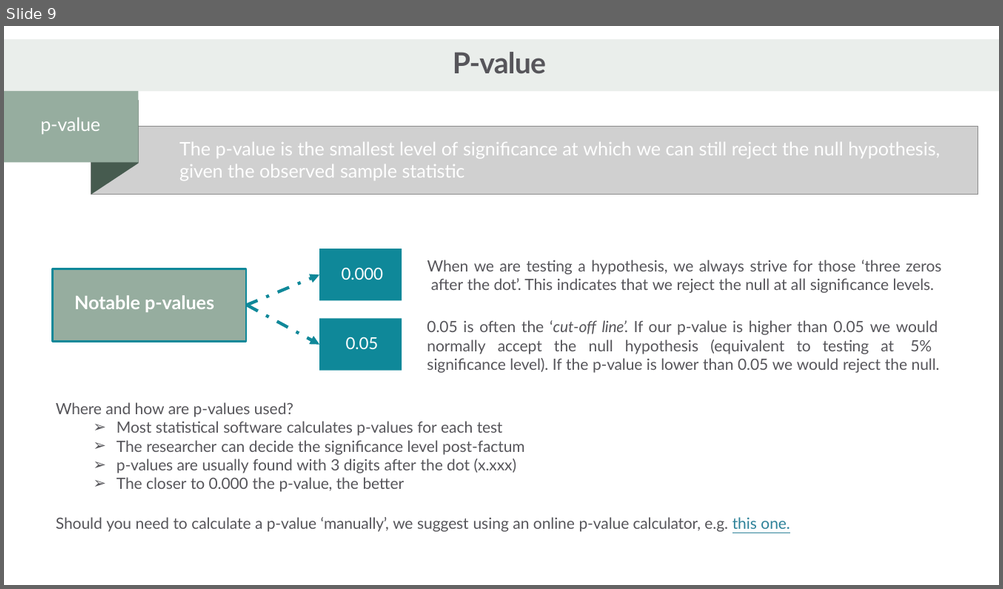
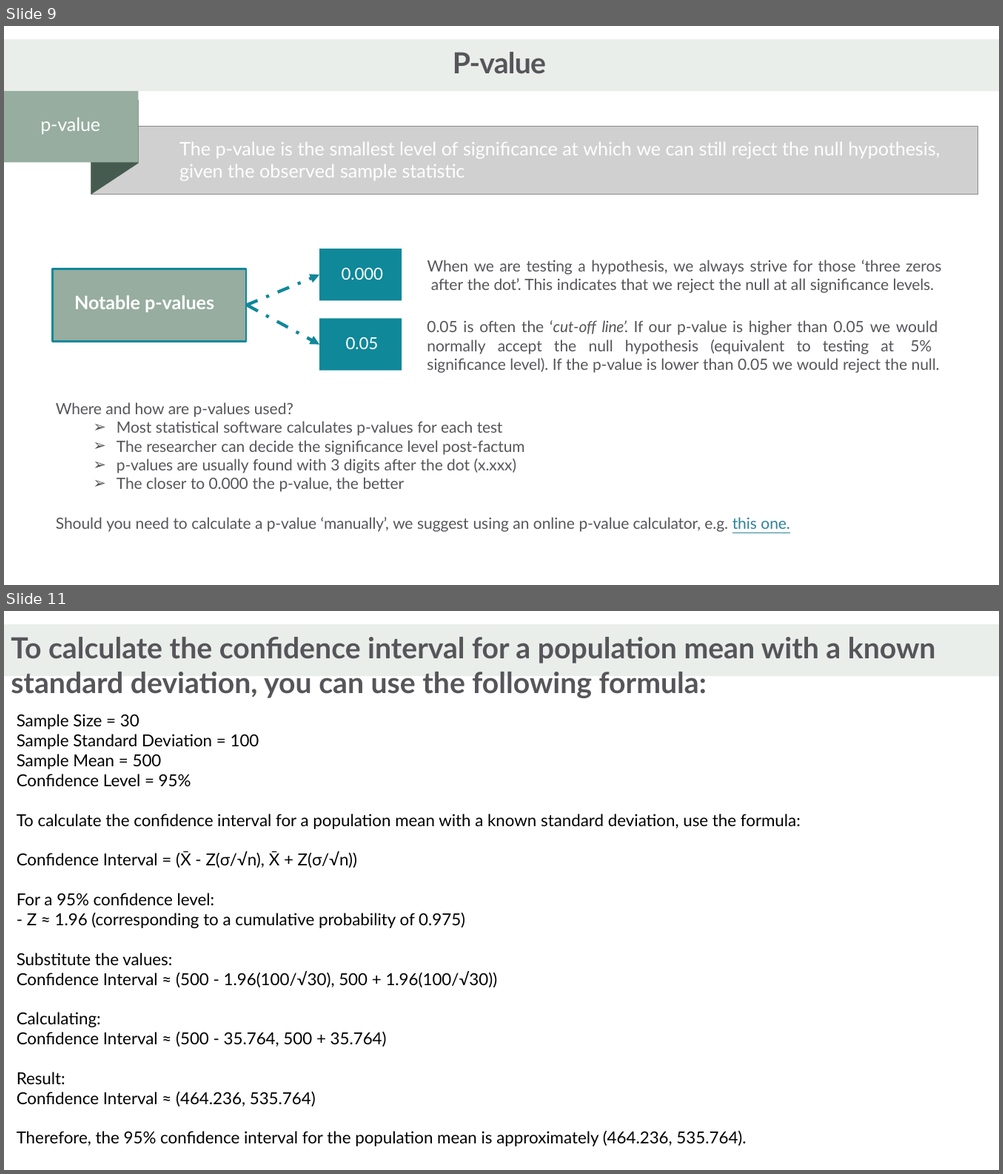
Before and after one commit to Hari-810/ML_DL, a slide deck: EDA/hypothesis_testing.pptx. Shown one above the other, each under a label of ours: slide 9 before the commit, slides 9 and 11 after it; the slides between them are not shown. The pictures are 1003x589 and 1003x1174 pixels, drawn with LibreOffice and Linux fonts; fonts in the diff are those of the drawing; grey boxes stand for pictures. Boxes give left, top, right and bottom in pixels: in the first picture for what was removed or moved away, otherwise in the second. Text is boxed around its words. In the diff, an @@ line names an element or a change of style, - is before the commit and + after.

```diff
--- a/EDA/hypothesis_testing.pptx
+++ b/EDA/hypothesis_testing.pptx
@@ slide 11 added at bbox=[4, 611, 999, 1170], background #FFFFFF @@
@@ freeform shape added at bbox=[4, 624, 999, 677], fill #EAEEEB @@
@@ title added at bbox=[11, 637, 936, 698], 28 pt, text #56555A, bold @@
+To calculate the confidence interval for a population mean with a known standard deviation, you can use the following formula:
@@ subtitle added at bbox=[17, 714, 800, 1147], 16 pt, text #000000 @@
+Sample Size = 30
+Sample Standard Deviation = 100
+Sample Mean = 500
+Confidence Level = 95%
+To calculate the confidence interval for a population mean with a known standard deviation, use the formula:
+Confidence Interval = (X̄ - Z(σ/√n), X̄ + Z(σ/√n))
+For a 95% confidence level:
+- Z ≈ 1.96 (corresponding to a cumulative probability of 0.975)
+Substitute the values:
+Confidence Interval ≈ (500 - 1.96(100/√30), 500 + 1.96(100/√30))
+Calculating:
+Confidence Interval ≈ (500 - 35.764, 500 + 35.764)
+Result:
+Confidence Interval ≈ (464.236, 535.764)
+Therefore, the 95% confidence interval for the population mean is approximately (464.236, 535.764).
```
Also in this commit, not shown: 4 slides changed, 5 other slides added, 7 other files.
